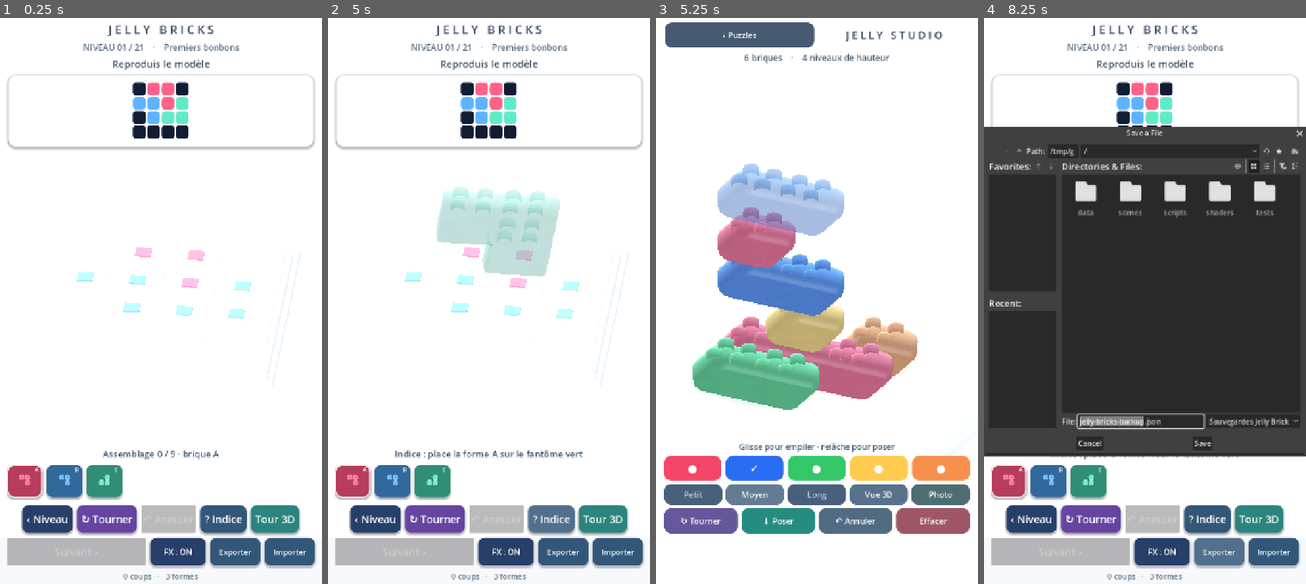
Above: before the commit, frames 1-4 (left to right).
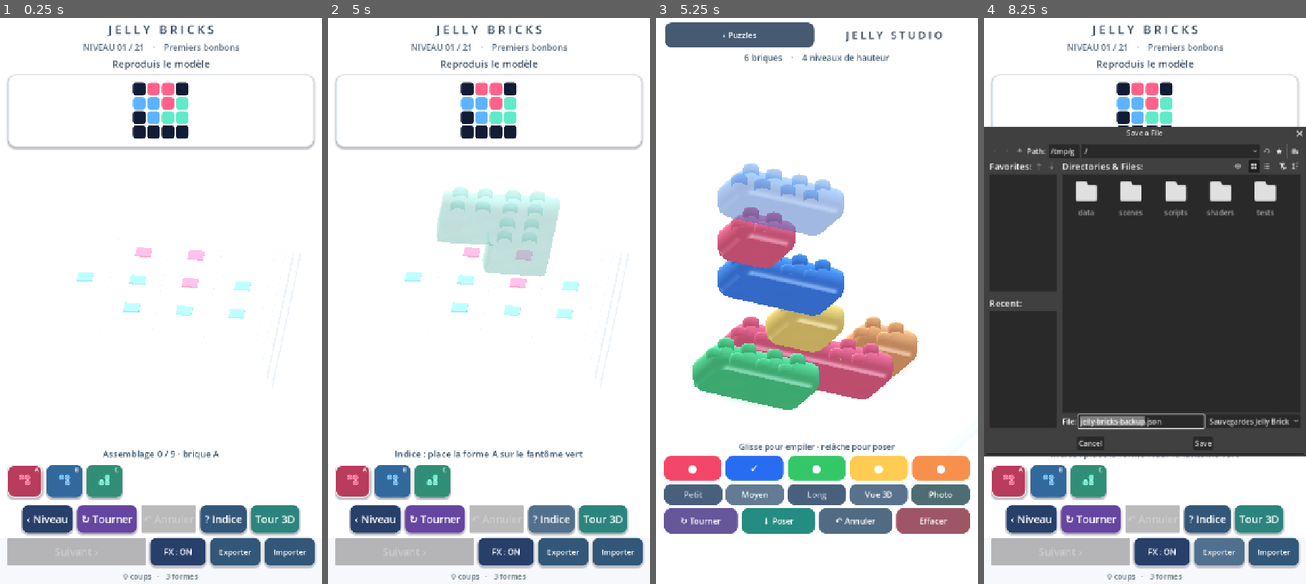
Above: after the commit, the same moments.

Repository: dbrckk/Jelly-bricks
Game: Godot game, scene res://scenes/main.tscn
Same seed, same stepped clock (60 frames per second), same inputs: the game is played once before the commit and once after it.
Inputs (mouse positions are in pixels of both pictures, inside the frame that each line leads up to):
- Up to frame 1 (0.25 s): no input
- Up to frame 2 (5 s): click (353, 482) at 0.52 s; click (392, 482) at 1.27 s; click (431, 482) at 2.02 s; click "‹ Niveau" at 2.75 s; click "↻ Tourner" at 3.5 s; click "? Indice" at 4.25 s
- Up to frame 3 (5.25 s): click "Tour 3D" at 5 s
- Up to frame 4 (8.25 s): click "‹ Puzzles" at 5.75 s; click "FX : ON" at 6.5 s; click "FX : OFF" at 7.25 s; click "Exporter" at 8 s

Frames 1-2 are identical in both runs. In frame 3, 3.4% of the frame differs, in the area x 11-82%, y 33-69%; in frame 4, 0.9%.

Commit message:
render(native): enable high-chroma candy gloss on studio solids with restrained placement ghost

Diff:
--- a/native-godot/scripts/stack_mode.gd
+++ b/native-godot/scripts/stack_mode.gd
@@ -561,6 +561,9 @@
     material.set_shader_parameter("sheen", .18 if translucent else .51)
     material.set_shader_parameter("studio_glass", 1.0)
     material.set_shader_parameter("studio_pigment", .72 if translucent else .88)
+    # Fully pigmented polished candy: visible only in the 3D studio.
+    # Keep ghost less opaque and less glossy for precise mobile placement.
+    material.set_shader_parameter("studio_finish", .46 if translucent else .94)
     # Regular gameplay uses conservative optics; the Gallery enhances
     # absorption without extra geometry or texture lookups.
     material.set_shader_parameter("optical_depth", .18 if translucent else .54)
